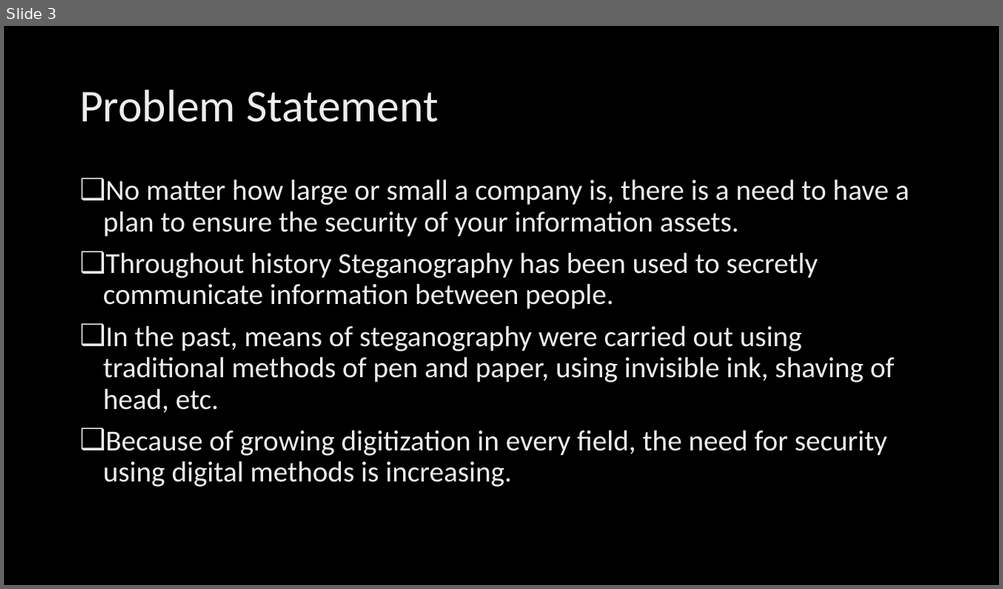
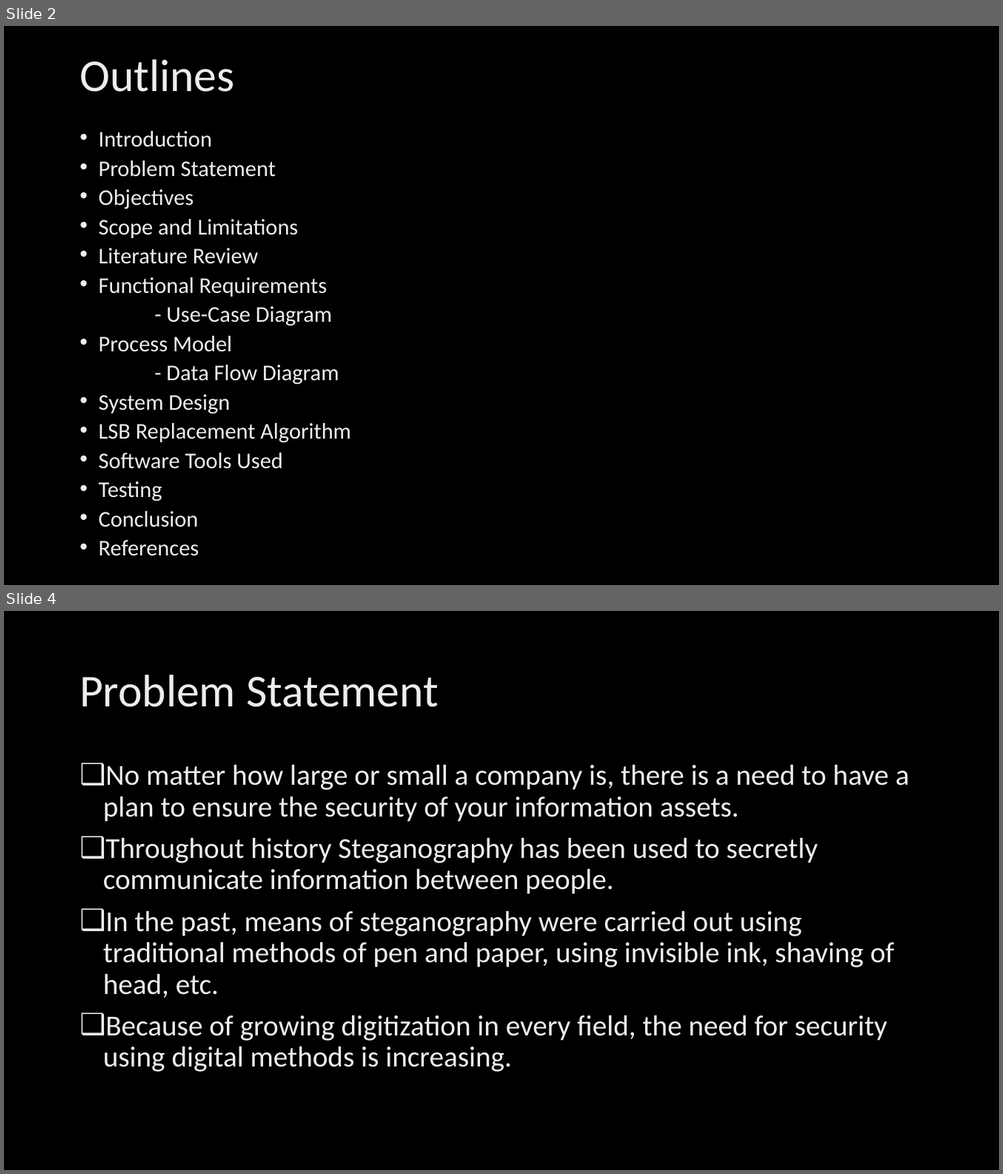
Before and after one commit to SupriyaAmatya/ImageSteganography, a slide deck: Documentation/final.pptx. Shown one above the other, each under a label of ours: slide 3 before the commit, slides 2 and 4 after it; the slides between them are not shown. The pictures are 1003x589 and 1003x1174 pixels, drawn with LibreOffice and Linux fonts; fonts in the diff are those of the drawing; background and template pictures are left out. Boxes give left, top, right and bottom in pixels: in the first picture for what was removed or moved away, otherwise in the second. Text is boxed around its words. In the diff, an @@ line names an element or a change of style, - is before the commit and + after.

```diff
--- a/Documentation/final.pptx
+++ b/Documentation/final.pptx
@@ slide 2 added at bbox=[4, 26, 999, 585], background picture (left out) @@
@@ title added at bbox=[79, 59, 234, 92], 44 pt, text gradient #BFBFBF to #EDEDED to #FFFFFF @@
+Outlines
@@ text added at bbox=[99, 131, 351, 557], 21.7 pt, text gradient #BFBFBF to #EDEDED to #FFFFFF @@
+• Introduction
+• Problem Statement
+• Objectives
+• Scope and Limitations
+• Literature Review
+• Functional Requirements
+- Use-Case Diagram
+• Process Model
+- Data Flow Diagram
+• System Design
+• LSB Replacement Algorithm
+• Software Tools Used
+• Testing
+• Conclusion
+• References
@@ what was slide 3 is now slide 4 @@
```
Also in this commit, not shown: 6 slides changed, 2 other slides added, 6 other files.
